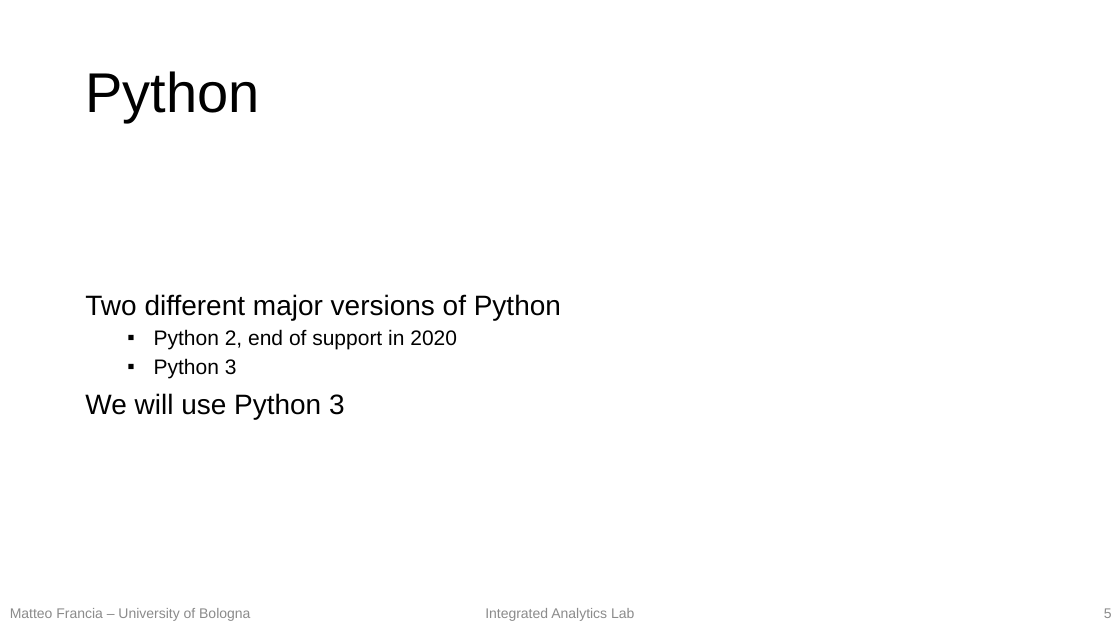
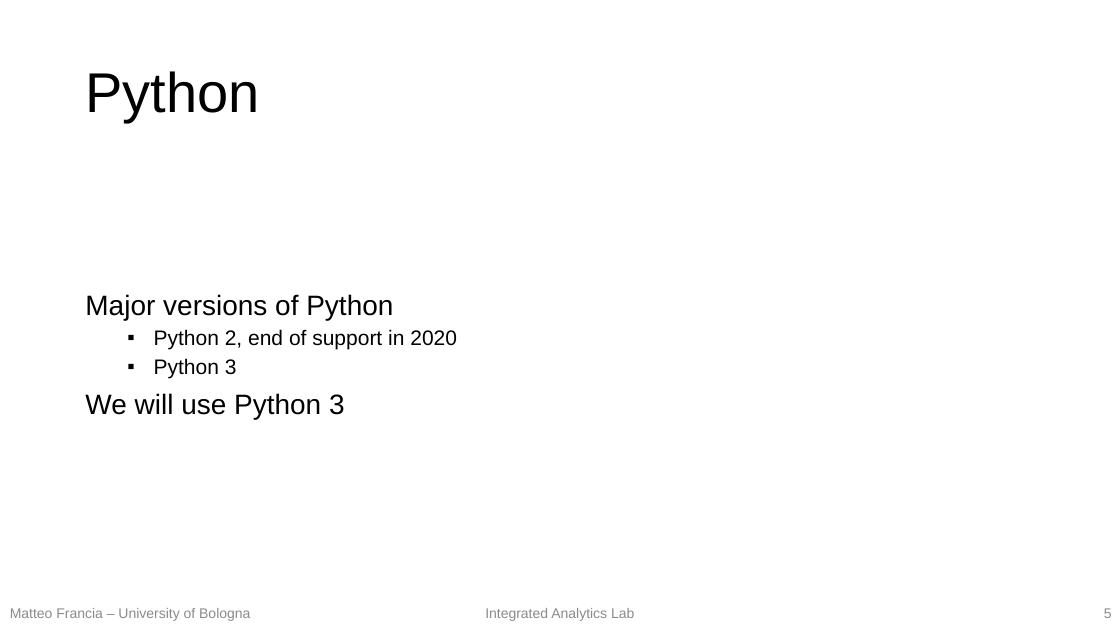
Before and after one commit to w4bo/teaching-handsondatapipelines, a slide deck: slide 5 of materials/01-DataPreprocessing.pptx. Drawn at 1120x630 pixels with LibreOffice and Linux fonts; fonts in the diff are those of the drawing. Boxes give left, top, right and bottom in pixels: in the first picture for what was removed or moved away, otherwise in the second. Text is boxed around its words. In the diff, an @@ line names an element or a change of style, - is before the commit and + after.

```diff
--- a/materials/01-DataPreprocessing.pptx
+++ b/materials/01-DataPreprocessing.pptx
@@ text at (x1=85, y1=294, x2=393, y2=320): text changed @@
-Two different major versions of Python
+Major versions of Python
```
Also in this commit, not shown: 4 other slides changed, 1 other file.
